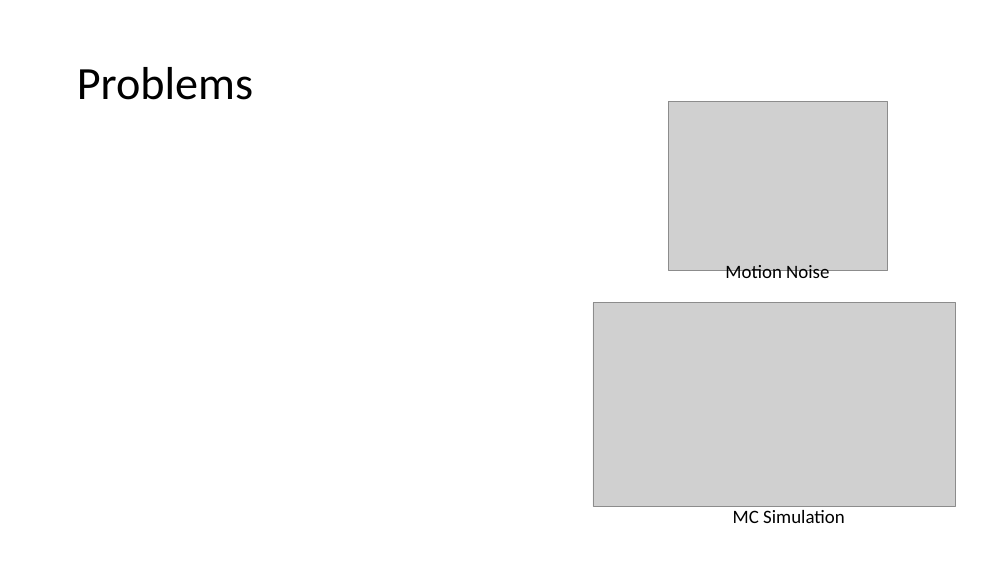
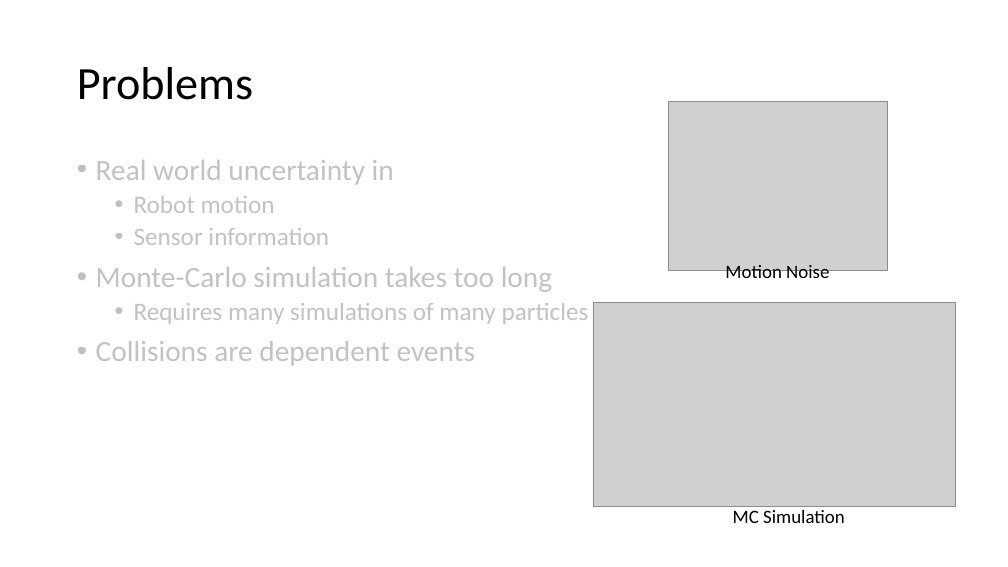
Before and after one commit to ajaayc/Probability-of-Collision-for-Safe-Planning, a slide deck: slide 3 of presentation_4.16.18/presentation_4.16.pptx (slide 4 before the commit). Drawn at 1008x567 pixels with LibreOffice and Linux fonts; fonts in the diff are those of the drawing; grey boxes stand for pictures. Boxes give left, top, right and bottom in pixels: in the first picture for what was removed or moved away, otherwise in the second. Text is boxed around its words. In the diff, an @@ line names an element or a change of style, - is before the commit and + after.

```diff
--- a/presentation_4.16.18/presentation_4.16.pptx
+++ b/presentation_4.16.18/presentation_4.16.pptx
@@ text added at (96, 160, 589, 366), 28 pt, text #000000 at 24% opacity @@
+• Real world uncertainty in
+  • Robot motion
+  • Sensor information
+• Monte-Carlo simulation takes too long
+  • Requires many simulations of many particles
+• Collisions are dependent events
```
Also in this commit, not shown: 12 other slides changed, 9 slides added, 42 slides removed, 5 other files.
